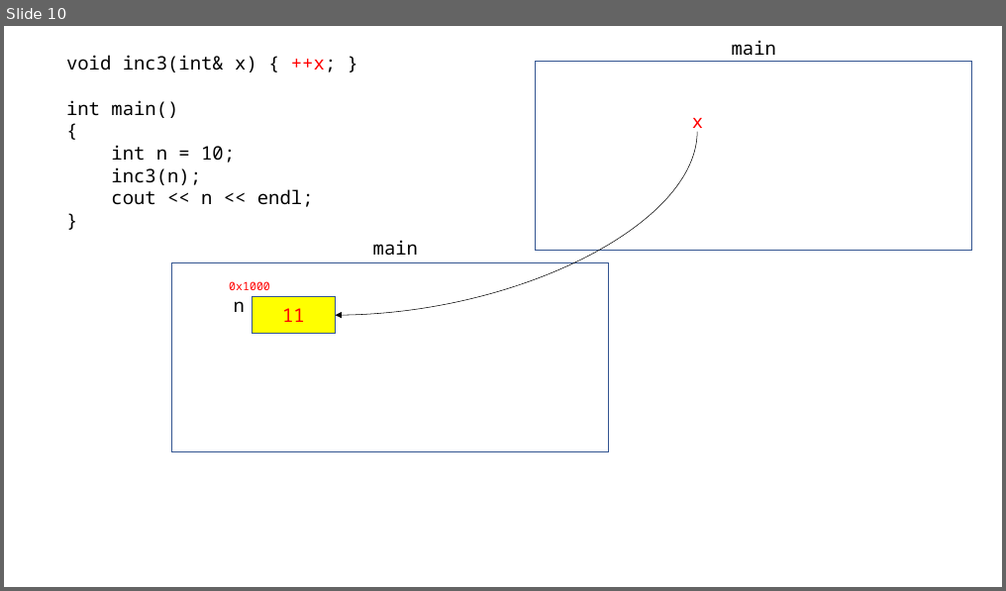
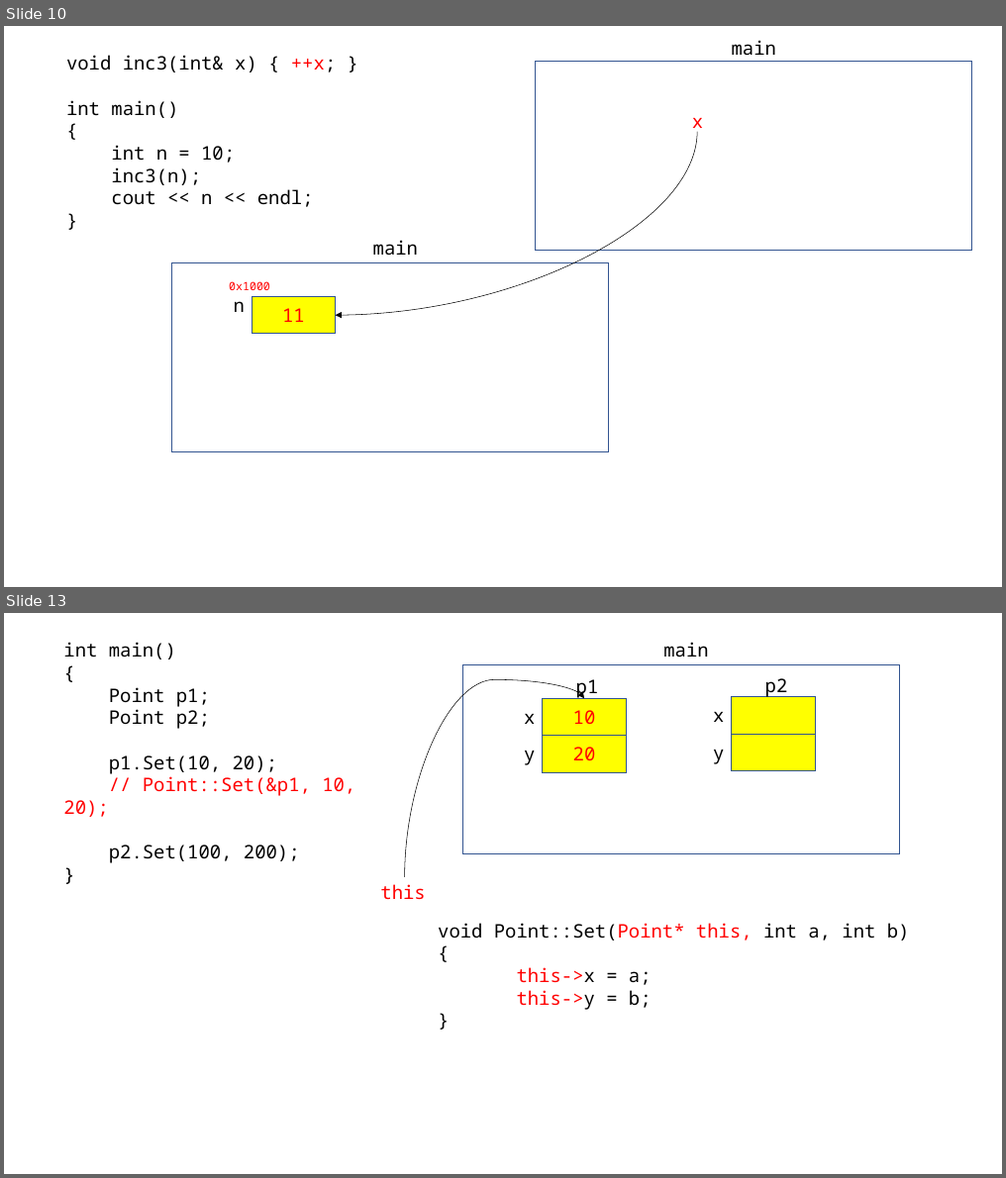
Before and after one commit to Mike7Chu/hyundai_230303, a slide deck: 230303.pptx. Shown one above the other, each under a label of ours: slide 10 before the commit, slides 10 and 13 after it; the slides between them are not shown. The pictures are 1006x591 and 1006x1178 pixels, drawn with LibreOffice and Linux fonts; fonts in the diff are those of the drawing. Boxes give left, top, right and bottom in pixels: in the first picture for what was removed or moved away, otherwise in the second. Text is boxed around its words. In the diff, an @@ line names an element or a change of style, - is before the commit and + after.

```diff
--- a/230303.pptx
+++ b/230303.pptx
@@ slide 13 added at [4,613,1002,1174], background #FFFFFF @@
@@ text added at [63,642,355,863], 18 pt, text #000000 @@
+int main()
+{
+Point p1;
+Point p2;
+p1.Set(10, 20);
+// Point::Set(&p1, 10, 20);
+p2.Set(100, 200);
+}
@@ text added at [663,642,708,657], 18 pt, text #000000 @@
+main
@@ rectangle added at [463,665,900,854], fill #FFFFFF, outline #325491 1 pt @@
@@ curved arrow added from (405, 877) to (584, 698), #000000 0.5 pt @@
@@ rectangle added at [543,698,626,735], fill #FFFF00, outline #325491 1 pt, 18 pt, text #FF0000 @@
+10
@@ text added at [576,679,599,700], 18 pt, text #000000 @@
+p1
@@ rectangle added at [732,697,815,734], fill #FFFF00, outline #325491 1 pt @@
@@ text added at [765,678,788,698], 18 pt, text #000000 @@
+p2
@@ text added at [524,714,535,724], 18 pt, text #000000 @@
+x
@@ text added at [713,712,724,722], 18 pt, text #000000 @@
+x
@@ text added at [524,751,535,765], 18 pt, text #000000 @@
+y
@@ rectangle added at [543,736,626,772], fill #FFFF00, outline #325491 1 pt, 18 pt, text #FF0000 @@
+20
@@ text added at [713,750,724,764], 18 pt, text #000000 @@
+y
@@ rectangle added at [732,735,815,771], fill #FFFF00, outline #325491 1 pt @@
@@ text added at [380,884,425,900], 18 pt, text #FF0000 @@
+this
@@ text added at [438,923,910,1010], 18 pt, text #000000 @@
+void Point::Set(Point* this, int a, int b)
+{
+this->x = a;
+this->y = b;
+}
```
Also in this commit, not shown: 3 other slides added, 1 other file.
